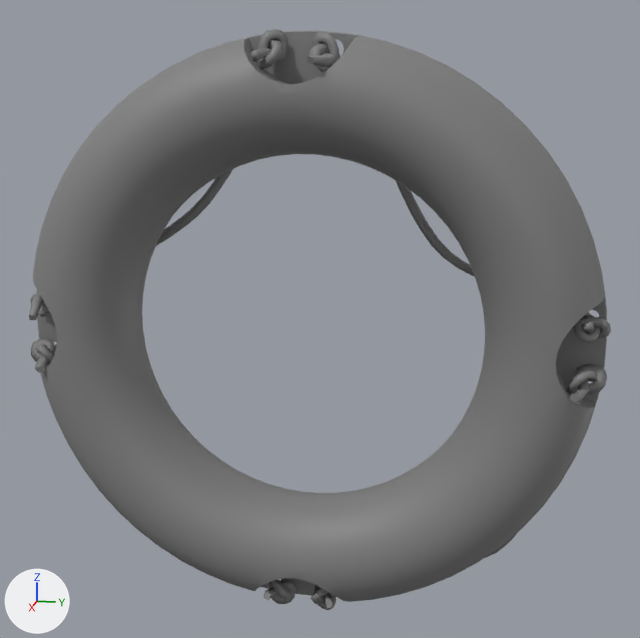
One commit to the FBX model Assets/Art/Models/Fishing Docks and Boats/Models/SM_Lifering_01a.fbx: the scene before it, then after it.
Before and after are seen from a 50 mm camera at (0.978, 0.213, 0.265) aimed at (-0.013, 0.015, 0.017). Lighting does not change. The marker at lower left points along +X, +Y and +Z. Where no turn or scale is listed for an object, it has been applied to the vertices.

The first picture shows 'SM_Lifering_01a'.
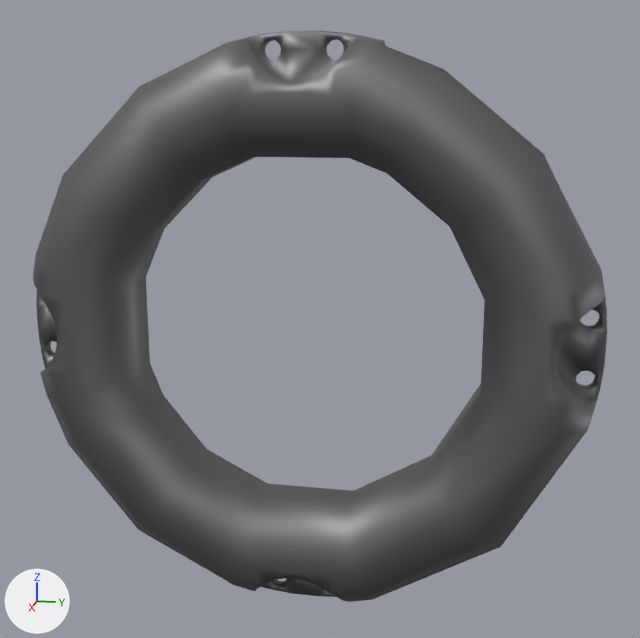
What differs and where, as boxes [x1, y1, x2, y2] in the pictures (640 x 638 px):
```json
{"object": "SM_Lifering_01a", "change": "surface changed, reshaped", "before": [29, 29, 611, 610], "after": [33, 31, 607, 602]}
{"part": 1, "of": "me_mesh", "change": "deleted", "before": [29, 29, 288, 320]}
{"part": 2, "of": "me_mesh", "change": "deleted", "before": [307, 31, 611, 343]}
{"part": 3, "of": "me_mesh", "change": "deleted", "before": [310, 364, 607, 610]}
{"part": 4, "of": "me_mesh", "change": "deleted", "before": [31, 338, 296, 604]}
{"part": 5, "of": "me_mesh", "change": "deleted", "before": [35, 41, 602, 600]}
```

Scene script edits in JSON lines:
```json
{"op": "set", "path": "mat_mi_lifering_01a.metallic", "old": "0.0", "new": "1.0"}
{"block": "me_mesh", "where": "# used by ob_sm_lifering_01a; location = (0.0, 0.0, 0.0)"}
{"op": "remove", "block": "me_mesh", "code": "me_mesh.from_pydata(...)  # 2816 vertices, 5648 faces; spans x -0.085..0.073, y -0.338..0.337, z -0.34..0.339"}
{"op": "add", "block": "me_mesh", "code": "me_mesh.from_pydata(...)  # 648 vertices, 868 faces; spans x -0.065..0.065, y -0.336..0.336, z -0.335..0.338"}
{"block": "me_mesh", "change": "me_mesh part 1: the loose piece of 380 vertices spanning x -0.083..0.073, y -0.334..-0.014, z 0.014..0.339 is deleted"}
{"block": "me_mesh", "change": "me_mesh part 2: the loose piece of 380 vertices spanning x -0.085..0.073, y 0.012..0.337, z 0.016..0.336 is deleted"}
{"block": "me_mesh", "change": "me_mesh part 3: the loose piece of 368 vertices spanning x -0.074..0.072, y 0.014..0.337, z -0.34..-0.012 is deleted"}
{"block": "me_mesh", "change": "me_mesh part 4: the loose piece of 368 vertices spanning x -0.074..0.072, y -0.338..-0.01, z -0.339..-0.016 is deleted"}
{"block": "me_mesh", "change": "me_mesh part 5: 672 vertices removed from x -0.065..0.065, y -0.314..0.314, z -0.313..0.316"}
```
